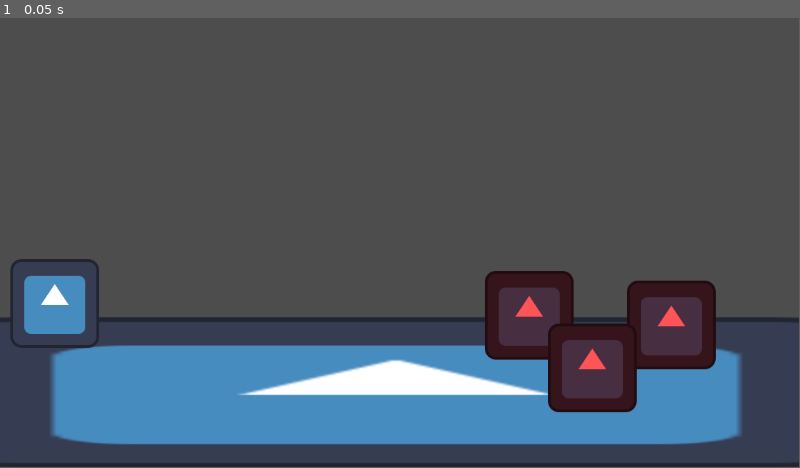
Above: before the commit, frame 1.
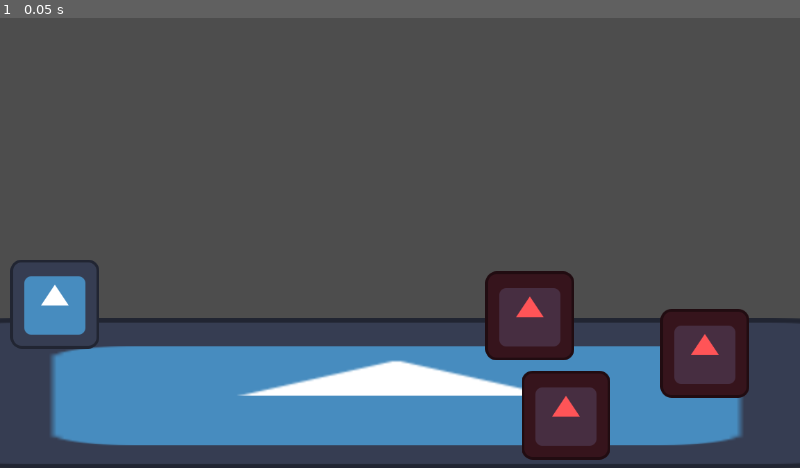
Above: after the commit, the same moment.

Repository: Lord-Dargon/The-Way
Game: Godot game, scene res://Scenes/Battle.tscn
Same seed, same stepped clock (60 frames per second), same inputs: the game is played once before the commit and once after it. The engine's default icon, where the game draws it, is replaced by a stand-in: a white triangle on a blue panel in a dark square.
Inputs:
- Up to frame 1 (0.05 s): no input
The window is 799x449 before the commit and 800x450 after it. Grey fills any space a smaller window leaves; there, only what the larger window draws over its background counts as a difference.

The runs differ from the first frame. In frame 1, 7.1% of the frame differs, in the area x 0-100%, y 0-99%.

Commit message:
Misc update

Diff:
--- a/Scenes/Battle.tscn
+++ b/Scenes/Battle.tscn
@@ -1,7 +1,8 @@
-[gd_scene load_steps=3 format=3 uid="uid://dbwep0qj6sw6w"]
+[gd_scene load_steps=4 format=3 uid="uid://dbwep0qj6sw6w"]
 
 [ext_resource type="Texture2D" uid="uid://c7vrifdgm18i2" path="res://Graphics/icon.svg" id="1_tlngn"]
 [ext_resource type="Script" path="res://Scripts/Test_Player.gd" id="2_ps8u1"]
+[ext_resource type="Script" path="res://Scripts/Enemy.gd" id="3_3281n"]
 
 [node name="Battle" type="Node2D"]
 
@@ -64,23 +65,64 @@
 [node name="Timer" type="Timer" parent="Character"]
 one_shot = true
 
-[node name="Sprite2D2" type="Sprite2D" parent="."]
+[node name="Enemy" type="Sprite2D" parent="."]
 modulate = Color(1, 0.329412, 0.341176, 1)
 position = Vector2(763, 429)
 texture = ExtResource("1_tlngn")
+script = ExtResource("3_3281n")
+Name = "Shmorgashnap Nettleborp"
+Spd = 50
 
-[node name="Sprite2D3" type="Sprite2D" parent="."]
+[node name="Enemy_Button2" type="Button" parent="Enemy"]
+modulate = Color(1, 1, 1, 0)
+offset_left = -62.0
+offset_top = -67.0
+offset_right = 63.0
+offset_bottom = 63.0
+
+[node name="Timer" type="Timer" parent="Enemy"]
+one_shot = true
+
+[node name="Enemy2" type="Sprite2D" parent="."]
 modulate = Color(1, 0.329412, 0.341176, 1)
-position = Vector2(968, 443)
+position = Vector2(815, 572)
 texture = ExtResource("1_tlngn")
+script = ExtResource("3_3281n")
+Name = "Jerry"
+Spd = 10
 
-[node name="Sprite2D4" type="Sprite2D" parent="."]
+[node name="Enemy_Button" type="Button" parent="Enemy2"]
+modulate = Color(1, 1, 1, 0)
+offset_left = -63.0
+offset_top = -65.0
+offset_right = 62.0
+offset_bottom = 65.0
+
+[node name="Timer" type="Timer" parent="Enemy2"]
+one_shot = true
+
+[node name="Enemy3" type="Sprite2D" parent="."]
 modulate = Color(1, 0.329412, 0.341176, 1)
-position = Vector2(854, 505)
+position = Vector2(1015, 483)
 texture = ExtResource("1_tlngn")
+script = ExtResource("3_3281n")
+Name = "Vourge"
+
+[node name="Enemy_Button3" type="Button" parent="Enemy3"]
+modulate = Color(1, 1, 1, 0)
+offset_left = -63.0
+offset_top = -63.0
+offset_right = 62.0
+offset_bottom = 67.0
+
+[node name="Timer" type="Timer" parent="Enemy3"]
+one_shot = true
 
 [connection signal="pressed" from="Character/Character_Button" to="Character" method="_on_character_button_pressed"]
 [connection signal="toggled" from="Character/Character_Button" to="Character" method="_on_character_button_toggled"]
 [connection signal="pressed" from="Character/Character_Button/Menu/Panel/Attack_1" to="Character" method="_on_attack_1_pressed"]
 [connection signal="pressed" from="Character/Character_Button/Menu/Panel/Attack_2" to="Character" method="_on_attack_2_pressed"]
 [connection signal="pressed" from="Character/Character_Button/Menu/Panel/Attack_3" to="Character" method="_on_attack_3_pressed"]
+[connection signal="timeout" from="Enemy/Timer" to="Enemy" method="_on_timer_timeout"]
+[connection signal="timeout" from="Enemy2/Timer" to="Enemy2" method="_on_timer_timeout"]
+[connection signal="timeout" from="Enemy3/Timer" to="Enemy3" method="_on_timer_timeout"]
--- /dev/null
+++ b/Scripts/Enemy.gd
@@ -0,0 +1,31 @@
+extends Node
+
+#Stats
+@export var Name: String
+@export var HP: int = 100
+@export var Def: int = 100
+@export var Atk: int = 100
+@export var Spd: int = 100
+@onready var Action_bar = $Timer
+
+
+
+
+
+
+# Called when the node enters the scene tree for the first time.
+func _ready():
+	Action_bar.set_wait_time(200/Spd)
+	Action_bar.start()
+	pass # Replace with function body.
+# Called every frame. 'delta' is the elapsed time since the previous frame.
+func _process(delta):
+	if HP == 0:
+		queue_free()
+
+	pass
+
+func _on_timer_timeout():
+	print(Name + " ATTACKS")
+	Action_bar.start()
+	pass # Replace with function body.
--- a/Scripts/Test_Player.gd
+++ b/Scripts/Test_Player.gd
@@ -5,6 +5,7 @@
 @export var Def: int = 100
 @export var Atk: int = 100
 @export var Spd: int = 100
+@export var Update: bool
 
 @onready var character_button = $Character_Button
 @onready var button = $Character_Button/Menu/Panel/Button
@@ -21,7 +22,8 @@
 	pass # Replace with function body.
 # Called every frame. 'delta' is the elapsed time since the previous frame.
 func _process(delta):
-	print(Action_bar.time_left)
+	if Update == true:
+		print(Action_bar.time_left)
 	pass
 
 
--- a/project.godot
+++ b/project.godot
@@ -14,3 +14,7 @@
 run/main_scene="res://Scenes/Battle.tscn"
 config/features=PackedStringArray("4.2", "Forward Plus")
 config/icon="res://Graphics/icon.svg"
+
+[display]
+
+window/stretch/mode="canvas_items"
